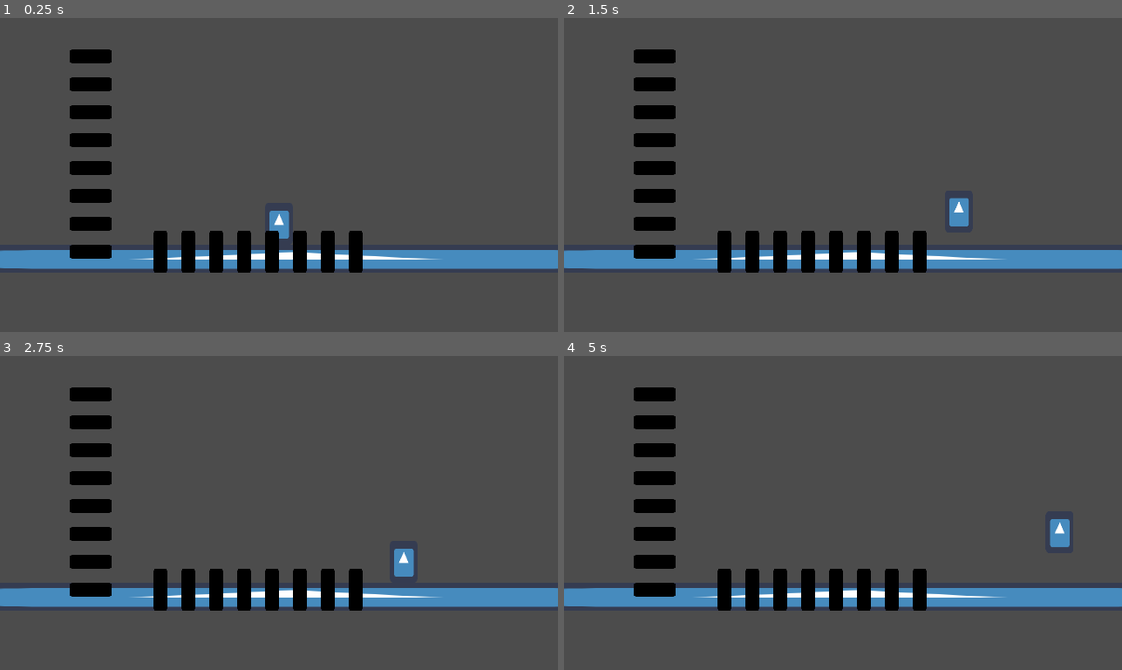
Above: before the commit, frames 1-4 (two rows, left to right).
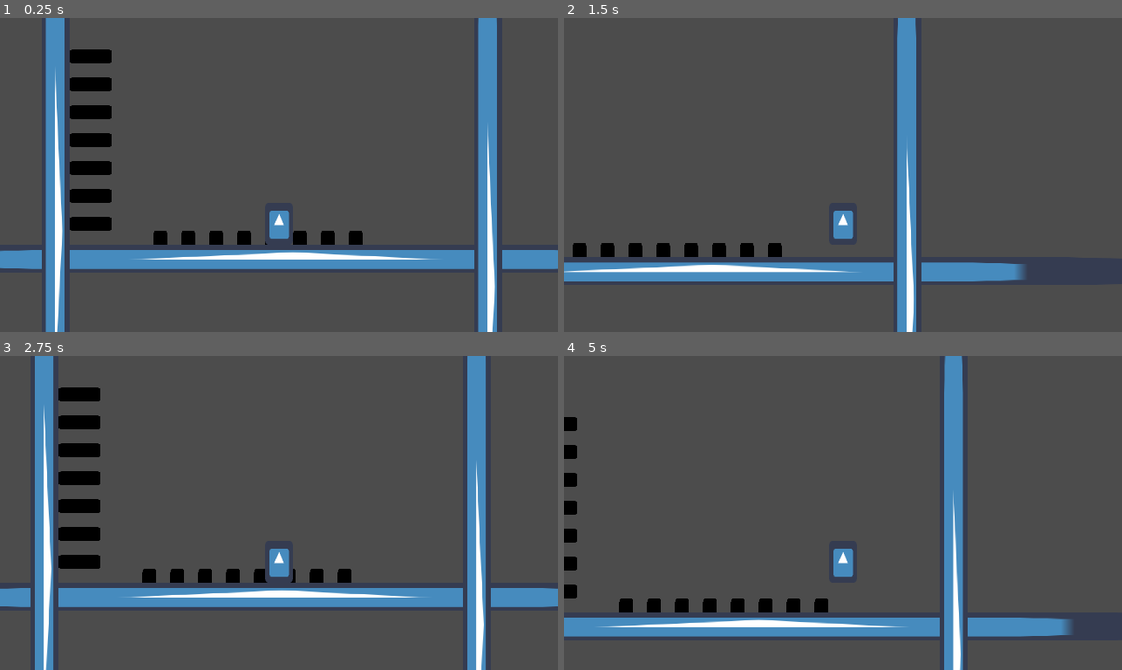
Above: after the commit, the same moments.

Repository: SleepingPhoenix1/Experimenting-with-movement
Game: Godot game, scene res://scenes/test_level.tscn
The game is run twice, just before and just after one commit, with the same random seed, the same clock (stepped at 60 frames per second) and the same inputs. The engine's default icon, where the game draws it, is replaced by a stand-in: a white triangle on a blue panel in a dark square.
Inputs:
- Up to frame 1 (0.25 s): no input
- Up to frame 2 (1.5 s): tap Enter at 0.5 s; hold Right (ui_right) from 0.53 s (still down); tap Space (ui_jump) at 0.6, 0.77, 1.07, 1.35 s
- Up to frame 3 (2.75 s): tap Space (ui_jump) at 1.52, 1.82, 2.1 s; release Right (ui_right) at 2.03 s; hold Left (ui_left) from 2.03 s (still down)
- Up to frame 4 (5 s): release Left (ui_left) at 2.78 s; hold Right (ui_right) 2.78-4.28 s; tap Space (ui_jump) at 2.85, 3.02, 3.32, 3.6, 3.77, 4.07, 4.35, 4.52, 4.82 s; hold Left (ui_left) from 4.28 s (still down)

The runs differ from the first frame. In frame 1, 9.2% of the frame differs, in the area x 0-100%, y 0-100%; in frame 2, 16%; in frame 3, 12%; in frame 4, 20%.

Commit message:
added wall jumping and wall sliding
.

Diff:
--- a/scenes/player.tscn
+++ b/scenes/player.tscn
@@ -8,11 +8,14 @@
 
 [node name="KinematicBody2D" type="KinematicBody2D"]
 script = ExtResource( 2 )
-deceleration = 20
-jump_slowing_down = 30
+acceleration = 30
+max_speed = 170
+jump_slowing_down = 40
 jump_height = 25.0
 jump_time_to_peak = 0.3
 jump_time_to_descent = 0.2
+lowfallMultiplier = 30
+Wall_jump_Velocity = Vector2( 230, -210 )
 
 [node name="Icon" type="Sprite" parent="."]
 position = Vector2( 0, -12 )
@@ -22,3 +25,27 @@
 [node name="CollisionShape2D" type="CollisionShape2D" parent="."]
 position = Vector2( 0, -12 )
 shape = SubResource( 1 )
+
+[node name="WallRaycastsRight" type="Node2D" parent="."]
+
+[node name="RayCast2D" type="RayCast2D" parent="WallRaycastsRight"]
+position = Vector2( 8.07475, -23.9056 )
+enabled = true
+cast_to = Vector2( 1, 0 )
+
+[node name="RayCast2D2" type="RayCast2D" parent="WallRaycastsRight"]
+position = Vector2( 8.14779, -0.0353727 )
+enabled = true
+cast_to = Vector2( 1, 0 )
+
+[node name="WallRaycastsLeft" type="Node2D" parent="."]
+
+[node name="RayCast2D" type="RayCast2D" parent="WallRaycastsLeft"]
+position = Vector2( -8.14526, -23.9477 )
+enabled = true
+cast_to = Vector2( -1, 0 )
+
+[node name="RayCast2D2" type="RayCast2D" parent="WallRaycastsLeft"]
+position = Vector2( -8.07221, -0.0774574 )
+enabled = true
+cast_to = Vector2( -1, 0 )
--- a/scenes/test_level.tscn
+++ b/scenes/test_level.tscn
@@ -10,6 +10,9 @@
 
 [node name="StaticBody2D" type="StaticBody2D" parent="."]
 position = Vector2( -120, 56 )
+__meta__ = {
+"_edit_group_": true
+}
 
 [node name="Icon" type="Sprite" parent="StaticBody2D"]
 position = Vector2( 100, 144 )
@@ -20,69 +23,105 @@
 position = Vector2( 99.5, 144 )
 shape = SubResource( 1 )
 
-[node name="Camera2D" type="Camera2D" parent="."]
-position = Vector2( -24, 152 )
+[node name="StaticBody2D2" type="StaticBody2D" parent="."]
+position = Vector2( 240, 112 )
+rotation = 1.5708
+__meta__ = {
+"_edit_group_": true
+}
+
+[node name="Icon" type="Sprite" parent="StaticBody2D2"]
+position = Vector2( 100, 144 )
+scale = Vector2( 7.875, 0.25 )
+texture = ExtResource( 1 )
+
+[node name="CollisionShape2D" type="CollisionShape2D" parent="StaticBody2D2"]
+position = Vector2( 99.5, 144 )
+shape = SubResource( 1 )
+
+[node name="StaticBody2D3" type="StaticBody2D" parent="."]
+position = Vector2( -8, 80 )
+rotation = 1.5708
+__meta__ = {
+"_edit_group_": true
+}
+
+[node name="Icon" type="Sprite" parent="StaticBody2D3"]
+position = Vector2( 100, 144 )
+scale = Vector2( 7.875, 0.25 )
+texture = ExtResource( 1 )
+
+[node name="CollisionShape2D" type="CollisionShape2D" parent="StaticBody2D3"]
+position = Vector2( 99.5, 144 )
+shape = SubResource( 1 )
+
+[node name="KinematicBody2D" parent="." instance=ExtResource( 2 )]
+position = Vector2( -24, 192 )
+
+[node name="Camera2D" type="Camera2D" parent="KinematicBody2D"]
+position = Vector2( 1.90735e-06, -40 )
 current = true
-
-[node name="KinematicBody2D" parent="Camera2D" instance=ExtResource( 2 )]
-position = Vector2( 0, 40 )
-acceleration = 30
-deceleration = 15
-max_speed = 150
-jump_slowing_down = 40
-lowfallMultiplier = 30
 
 [node name="Icon" type="Sprite" parent="."]
 modulate = Color( 0, 0, 0, 1 )
 position = Vector2( -92, 196 )
 scale = Vector2( 0.125, 0.375 )
+z_index = -1
 texture = ExtResource( 1 )
 
 [node name="Icon2" type="Sprite" parent="."]
 modulate = Color( 0, 0, 0, 1 )
 position = Vector2( -76, 196 )
 scale = Vector2( 0.125, 0.375 )
+z_index = -1
 texture = ExtResource( 1 )
 
 [node name="Icon3" type="Sprite" parent="."]
 modulate = Color( 0, 0, 0, 1 )
 position = Vector2( -60, 196 )
 scale = Vector2( 0.125, 0.375 )
+z_index = -1
 texture = ExtResource( 1 )
 
 [node name="Icon4" type="Sprite" parent="."]
 modulate = Color( 0, 0, 0, 1 )
 position = Vector2( -44, 196 )
 scale = Vector2( 0.125, 0.375 )
+z_index = -1
 texture = ExtResource( 1 )
 
 [node name="Icon5" type="Sprite" parent="."]
 modulate = Color( 0, 0, 0, 1 )
 position = Vector2( -28, 196 )
 scale = Vector2( 0.125, 0.375 )
+z_index = -1
 texture = ExtResource( 1 )
 
 [node name="Icon6" type="Sprite" parent="."]
 modulate = Color( 0, 0, 0, 1 )
 position = Vector2( -12, 196 )
 scale = Vector2( 0.125, 0.375 )
+z_index = -1
 texture = ExtResource( 1 )
 
 [node name="Icon7" type="Sprite" parent="."]
 modulate = Color( 0, 0, 0, 1 )
 position = Vector2( 4, 196 )
 scale = Vector2( 0.125, 0.375 )
+z_index = -1
 texture = ExtResource( 1 )
 
 [node name="Icon8" type="Sprite" parent="."]
 modulate = Color( 0, 0, 0, 1 )
 position = Vector2( 20, 196 )
 scale = Vector2( 0.125, 0.375 )
+z_index = -1
 texture = ExtResource( 1 )
 
 [node name="Node2D" type="Node2D" parent="."]
 position = Vector2( 64, 176 )
 rotation = 1.5708
+z_index = -1
 
 [node name="Icon9" type="Sprite" parent="Node2D"]
 modulate = Color( 0, 0, 0, 1 )
--- a/scripts/player.gd
+++ b/scripts/player.gd
@@ -24,9 +24,17 @@
 onready var jump_velocity : float = ((2.0 * jump_height) / jump_time_to_peak) * -1.0
 onready var jump_gravity : float = ((-2.0 * jump_height) / (jump_time_to_peak * jump_time_to_peak)) * -1.0
 onready var fall_gravity : float = ((-2.0 * jump_height) / (jump_time_to_descent * jump_time_to_descent)) * -1.0
-
+#falling variables
 export var maxfallspeed = 200
 var has_pressed_jump = false
+
+#wall stuff variables
+onready var left_wall_raycasts = $WallRaycastsLeft
+onready var right_wall_raycasts = $WallRaycastsRight
+var wall_direction = 0
+export var max_wall_slide_speed = 20
+export var Wall_jump_Velocity = Vector2(10, 10)
+var has_wall_jumped =false
 
 
 func _ready():
@@ -36,9 +44,10 @@
 
 
 func _process(delta):
-	if has_jumped and is_on_floor():
+	if (has_jumped or has_wall_jumped) and is_on_floor():
 		max_speed += jump_slowing_down
 		has_jumped = false
+		has_wall_jumped = false
 		tick = false
 
 
@@ -50,7 +59,8 @@
 
 func _physics_process(delta):
 	movement()
-	#print(velocity.x)
+	_update_wall_directions()
+	#print(wall_direction)
 
 	#lowers max speed if in air
 	if !is_on_floor():
@@ -82,10 +92,10 @@
 	#controls
 	if Input.is_action_pressed("ui_left"):
 		is_moving = true
-		direction = "left"
+		direction = -1
 	elif Input.is_action_pressed("ui_right"):
 		is_moving = true
-		direction = "right"
+		direction = 1
 	else:
 
 		is_moving = false
@@ -104,28 +114,33 @@
 	if is_on_floor() and !has_pressed_jump:
 		velocity.y = 1
 
+	#wall jumping and sliding
+	if !is_on_floor() and wall_direction != 0:
+		wall_jumping()
+		if Input.is_action_pressed("ui_left") and wall_direction == -1 and velocity.y > 0:
+			velocity.y = max_wall_slide_speed
+		elif Input.is_action_pressed("ui_right") and wall_direction == 1 and velocity.y > 0:
+			velocity.y = max_wall_slide_speed
+
+
 
 
 func acceleration():
-	if velocity.x < max_speed and direction == "right":
+	if velocity.x < max_speed and direction == 1:
 		velocity.x += acceleration / 2
-	elif velocity.x > -max_speed and direction == "left":
+	elif velocity.x > -max_speed and direction == -1:
 		velocity.x -= acceleration / 2
 	else:
 		velocity.x = max_speed * sign(velocity.x)
 
 
-
-
-
-
-
-
 func deceleration():
-	if velocity.x > 0 and direction == "right":
+	if velocity.x > 0 and direction == 1:
 		velocity.x -= deceleration
-	elif velocity.x < 0 and direction == "left":
+	elif velocity.x < 0 and direction == -1:
 		velocity.x += deceleration
+	elif (wall_direction !=0 and !is_on_floor()) or has_wall_jumped:
+		velocity.x += deceleration * wall_direction *6
 	else: velocity.x = 0
 
 
@@ -134,3 +149,30 @@
 
 func jump(): #jumping
 	velocity.y = jump_velocity
+
+
+
+func wall_jumping():
+	if Input.is_action_just_pressed("ui_jump"):
+		has_wall_jumped = true
+		var wall_jump_velocity = Wall_jump_Velocity
+		wall_jump_velocity.x *= -wall_direction
+		velocity = wall_jump_velocity
+
+func _update_wall_directions():
+	var is_near_wall_left = _check_is_valid_wall(left_wall_raycasts)
+	var is_near_wall_right = _check_is_valid_wall(right_wall_raycasts)
+	if is_near_wall_left and is_near_wall_right:
+		wall_direction = direction
+	else:
+		wall_direction = -int(is_near_wall_left) + int(is_near_wall_right)
+
+
+#checks if colliding with wall and returns true or false
+func _check_is_valid_wall(wall_raycasts):
+	for raycast in wall_raycasts.get_children():
+		if raycast.is_colliding():
+			var dot = acos(Vector2.UP.dot(raycast.get_collision_normal()))
+			if dot > PI * 0.35 and dot < PI * 0.55:
+				return true
+	return false
